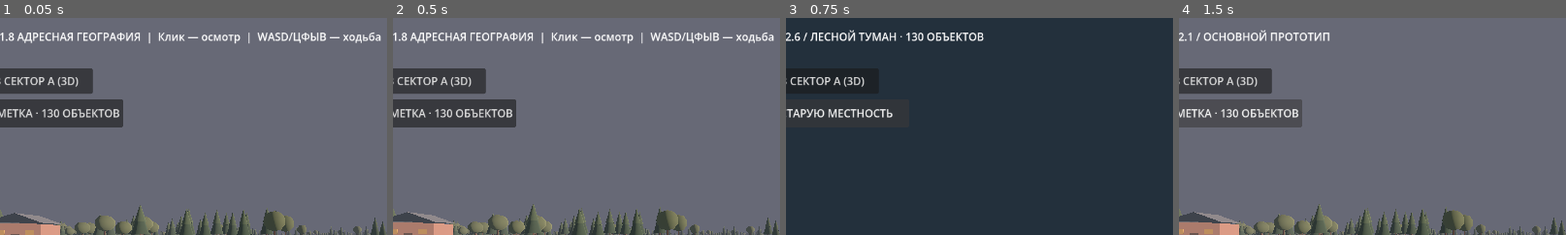
Above: before the commit, frames 1-4 (left to right).
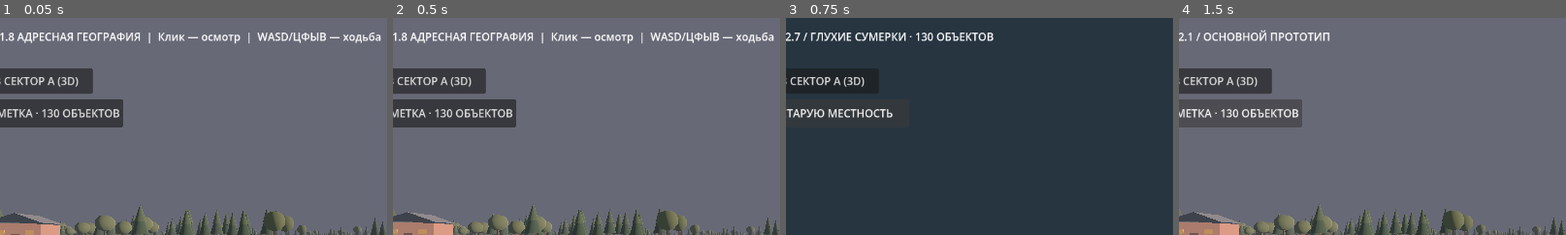
Above: after the commit, the same moments.

Repository: blacklambcult/chernozerye
Game: Godot game, scene res://main.tscn
Same seed, same stepped clock (60 frames per second), same inputs: the game is played once before the commit and once after it.
Inputs:
- Up to frame 1 (0.05 s): no input
- Up to frame 2 (0.5 s): no input
- Up to frame 3 (0.75 s): click "РУЧНАЯ РАЗМЕТКА · 130 ОБЪЕКТОВ" at 0.5 s
- Up to frame 4 (1.5 s): click "ВЕРНУТЬ СТАРУЮ МЕСТНОСТЬ" at 1.25 s
The pictures show only the part of the screen within x 11-61%, y 0-50%; the shares and areas given below are measured in that part.

Frames 1-2 are identical in both runs. In frame 3, 1.5% of the frame differs, in the area x 2-54%, y 5-11%; in frame 4, nothing differs.

Commit message:
feat: restore readable ground detail and a layered blue-hour fog palette for 2.7 manual world

Diff:
--- a/godot/world.gd
+++ b/godot/world.gd
@@ -8,6 +8,8 @@
 var _status_label: Label
 var _night_environment: Environment
 var _sun_light: DirectionalLight3D
+var _day_ground_material: Material
+var _manual_ground_material: StandardMaterial3D
 
 func _process(_delta: float) -> void:
     if not is_instance_valid(_status_label):
@@ -71,6 +73,7 @@
     instance.mesh = mesh
     instance.name = "BaseGround"
     instance.material_override = _create_ground_material()
+    _day_ground_material = instance.material_override
     add_child(instance)
     var ground := StaticBody3D.new()
     ground.position.y = -0.2
@@ -98,6 +101,26 @@
     mat.albedo_texture = ImageTexture.create_from_image(img)
     mat.texture_filter = BaseMaterial3D.TEXTURE_FILTER_LINEAR_WITH_MIPMAPS
     mat.uv1_scale = Vector3(10.0, 10.0, 1.0)
+    return mat
+
+func _create_manual_ground_material() -> StandardMaterial3D:
+    # Preserve the 130 drawn features: only the base terrain between them is tinted.
+    # Coarse, non-checkerboard soil variation gives close-up detail at PS1 resolution.
+    var img := Image.create(128, 128, false, Image.FORMAT_RGBA8)
+    var rng := RandomNumberGenerator.new()
+    rng.seed = 19961007
+    for y in range(128):
+        for x in range(128):
+            var broad := sin(float(x) * 0.11) * cos(float(y) * 0.07) * 0.055
+            var swirls := sin(float(x) * 0.28 + float(y) * 0.17) * 0.027
+            var noise := rng.randf_range(-0.032, 0.032)
+            var value := clampf(0.49 + broad + swirls + noise, 0.34, 0.63)
+            img.set_pixel(x, y, Color(value * 0.82, value * 0.86, value * 0.72))
+    img.generate_mipmaps()
+    var mat := _material(Color("#a4ab9d"))
+    mat.albedo_texture = ImageTexture.create_from_image(img)
+    mat.texture_filter = BaseMaterial3D.TEXTURE_FILTER_LINEAR_WITH_MIPMAPS
+    mat.uv1_scale = Vector3(21.0, 21.0, 1.0)
     return mat
 
 func _create_lighting() -> void:
@@ -520,32 +543,37 @@
     if osm_roads != null:
         osm_roads.visible = not manual_mode
     manual_button.text = "ВЕРНУТЬ СТАРУЮ МЕСТНОСТЬ" if manual_mode else "РУЧНАЯ РАЗМЕТКА · 130 ОБЪЕКТОВ"
+    var terrain := get_node_or_null("BaseGround") as MeshInstance3D
+    if terrain != null:
+        if manual_mode and _manual_ground_material == null:
+            _manual_ground_material = _create_manual_ground_material()
+        terrain.material_override = _manual_ground_material if manual_mode else _day_ground_material
     # The procedural WorldEnvironment/Light nodes had no explicit names in older builds.
     # Hold direct references so toggling scenes always changes the actual light and sky.
     if _night_environment != null:
         _night_environment.background_mode = Environment.BG_COLOR
         # Godot Compatibility Web: artistic depth fog, not unsupported volumetric fog.
-        _night_environment.background_color = Color("#1b2634") if manual_mode else Color("#575b69")
+        _night_environment.background_color = Color("#17232f") if manual_mode else Color("#575b69")
         _night_environment.ambient_light_source = Environment.AMBIENT_SOURCE_COLOR
-        _night_environment.ambient_light_color = Color("#8999a7") if manual_mode else Color("#b0a9a4")
-        _night_environment.ambient_light_energy = 0.40 if manual_mode else 0.82
+        _night_environment.ambient_light_color = Color("#8797a2") if manual_mode else Color("#b0a9a4")
+        _night_environment.ambient_light_energy = 0.46 if manual_mode else 0.82
         _night_environment.reflected_light_source = Environment.REFLECTION_SOURCE_DISABLED if manual_mode else Environment.REFLECTION_SOURCE_BG
         _night_environment.glow_enabled = false
         _night_environment.fog_enabled = true
         _night_environment.fog_mode = Environment.FOG_MODE_DEPTH if manual_mode else Environment.FOG_MODE_EXPONENTIAL
-        _night_environment.fog_light_color = Color("#273441") if manual_mode else Color("#676976")
+        _night_environment.fog_light_color = Color("#2b3a46") if manual_mode else Color("#676976")
         _night_environment.fog_light_energy = 0.85 if manual_mode else 1.0
         _night_environment.fog_sun_scatter = 0.0
         _night_environment.fog_aerial_perspective = 0.0
-        _night_environment.fog_density = 0.91 if manual_mode else 0.0018
-        _night_environment.fog_depth_begin = 22.0
-        _night_environment.fog_depth_end = 135.0
-        _night_environment.fog_depth_curve = 1.15
+        _night_environment.fog_density = 0.88 if manual_mode else 0.0018
+        _night_environment.fog_depth_begin = 24.0
+        _night_environment.fog_depth_end = 118.0
+        _night_environment.fog_depth_curve = 1.3
         _night_environment.fog_height = 0.8 if manual_mode else 0.0
-        _night_environment.fog_height_density = 0.012 if manual_mode else 0.0
+        _night_environment.fog_height_density = 0.017 if manual_mode else 0.0
     if _sun_light != null:
-        _sun_light.light_energy = 0.37 if manual_mode else 1.05
-        _sun_light.light_color = Color("#96a7ba") if manual_mode else Color("#f0b69a")
+        _sun_light.light_energy = 0.42 if manual_mode else 1.05
+        _sun_light.light_color = Color("#94a4b2") if manual_mode else Color("#f0b69a")
         # The shadow map produced hard triangular streaks across the road and low-poly trees.
         _sun_light.shadow_enabled = not manual_mode
     print("MANUAL_NIGHT_READY: ", manual_mode,
@@ -560,7 +588,7 @@
         if control != null:
             control.visible = not manual_mode
     if is_instance_valid(_status_label):
-        _status_label.text = "ЧЕРНОЗЁРЬЕ 2.6 / ЛЕСНОЙ ТУМАН · 130 ОБЪЕКТОВ" if manual_mode else "ЧЕРНОЗЁРЬЕ 2.1 / ОСНОВНОЙ ПРОТОТИП"
+        _status_label.text = "ЧЕРНОЗЁРЬЕ 2.7 / ГЛУХИЕ СУМЕРКИ · 130 ОБЪЕКТОВ" if manual_mode else "ЧЕРНОЗЁРЬЕ 2.1 / ОСНОВНОЙ ПРОТОТИП"
     var character := get_node_or_null("Player") as CharacterBody3D
     if character != null:
         character.velocity = Vector3.ZERO
